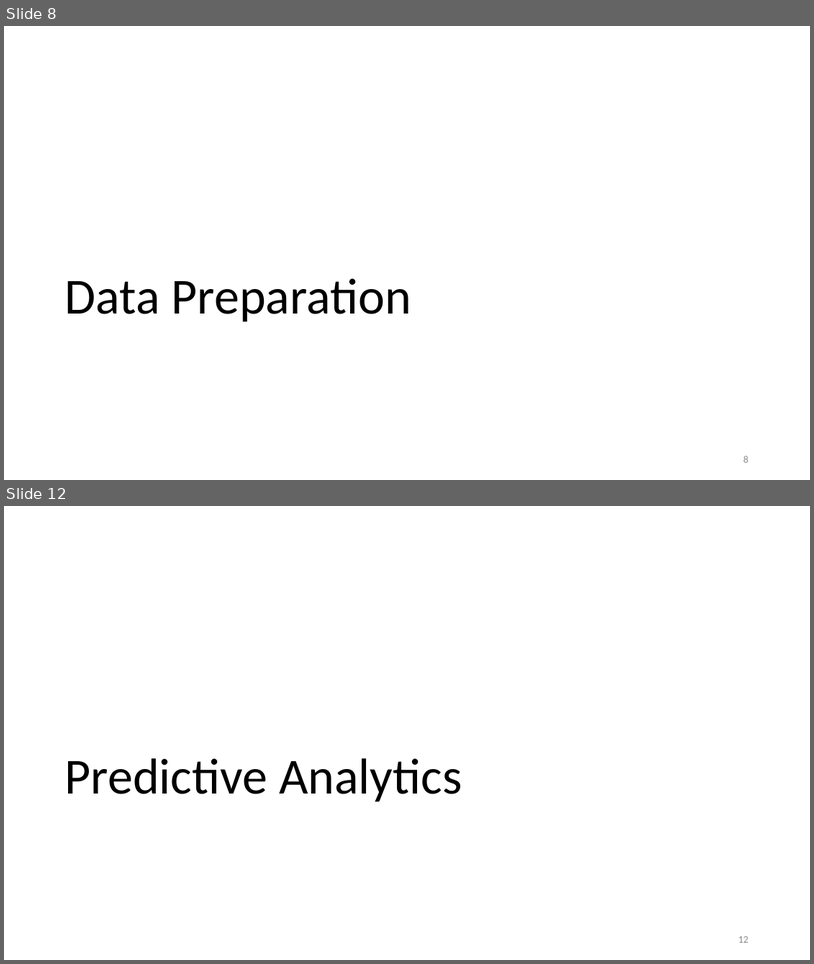
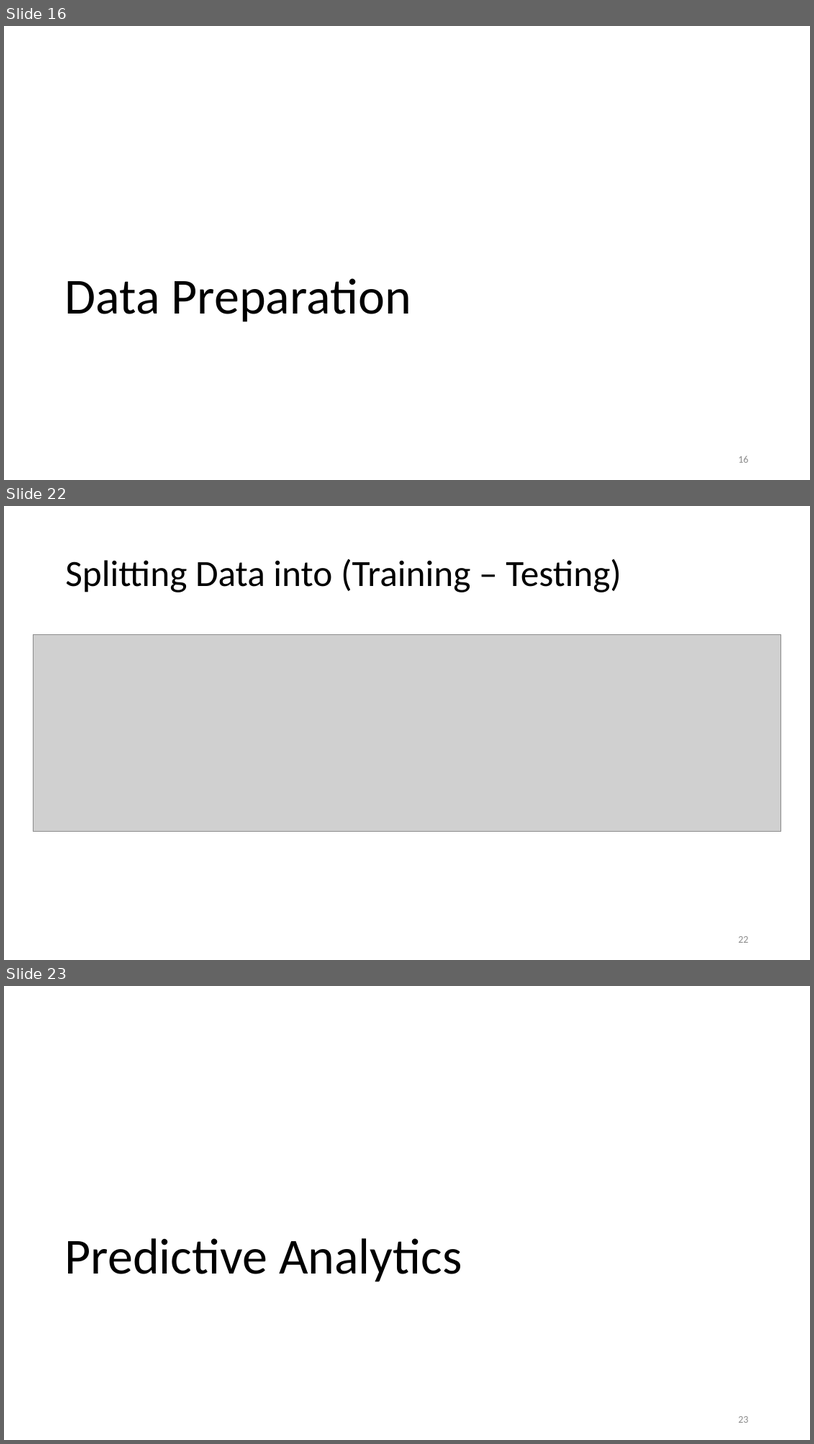
Before and after one commit to MotasemZiad/Oil-Spill-Classification, a slide deck: Presentation/Project Presentation.pptx. Shown one above the other, each under a label of ours: slides 8 and 12 before the commit, slides 16, 22 and 23 after it; the slides between them are not shown. The pictures are 814x964 and 814x1444 pixels, drawn with LibreOffice and Linux fonts; fonts in the diff are those of the drawing; grey boxes stand for pictures. Boxes give left, top, right and bottom in pixels: in the first picture for what was removed or moved away, otherwise in the second. Text is boxed around its words. In the diff, an @@ line names an element or a change of style, - is before the commit and + after.

```diff
--- a/Presentation/Project Presentation.pptx
+++ b/Presentation/Project Presentation.pptx
@@ slide 22 added at [4,506,810,960], background #FFFFFF @@
@@ title added at [65,559,622,592], 44 pt, text #000000 @@
+Splitting Data into (Training – Testing)
@@ picture added at [33,634,782,831] @@
@@ page number added at [738,936,748,942], 12 pt, text #8C8C8C @@
+22
@@ what was slide 8 is now slide 16 @@
@@ page number at [738,456,748,462]: text changed @@
-8
+16
@@ what was slide 12 is now slide 23 @@
@@ page number at [738,1416,748,1422]: text changed @@
-12
+23
```
Also in this commit, not shown: 2 slides changed, 20 other slides added, 6 slides removed, 7 other files.
